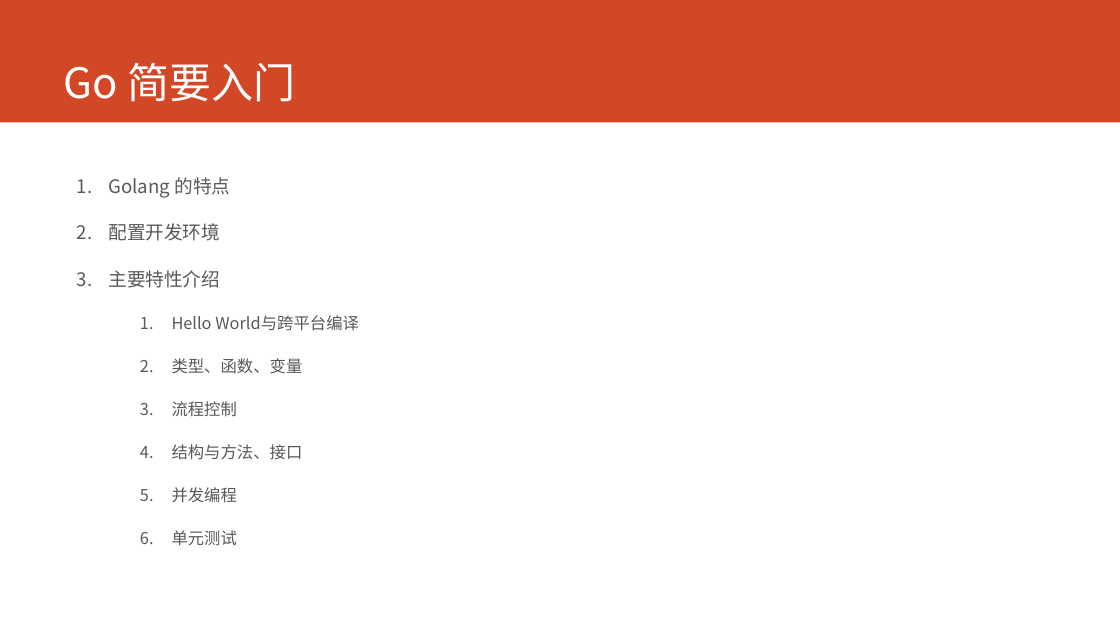
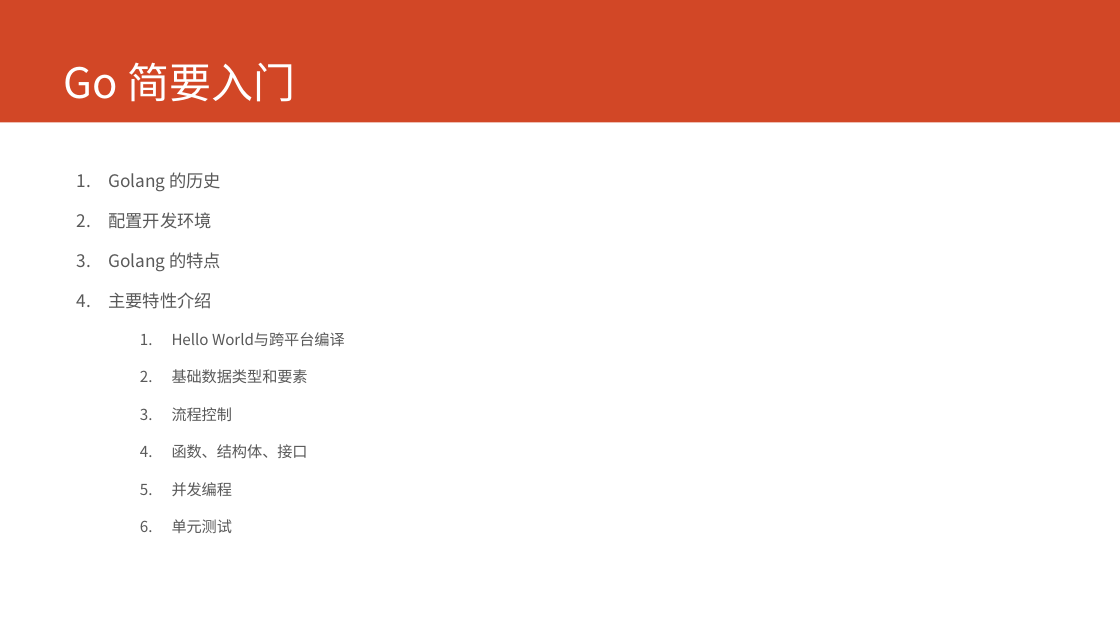
Before and after one commit to printfcoder/printfcoder, a slide deck: slide 3 of course/course-for-emc.pptx. Drawn at 1120x630 pixels with LibreOffice and Linux fonts; fonts in the diff are those of the drawing. Boxes give left, top, right and bottom in pixels: in the first picture for what was removed or moved away, otherwise in the second. Text is boxed around its words. In the diff, an @@ line names an element or a change of style, - is before the commit and + after.

```diff
--- a/course/course-for-emc.pptx
+++ b/course/course-for-emc.pptx
@@ text at (109,172,221,229): paragraphs added @@
+1. Golang 的历史
+2. 配置开发环境
@@ text at (109,223,221,241): paragraph removed @@
-2. 配置开发环境
@@ text at (109,252,345,533): size 16 to 14.8 pt in "Golang 的特点", "主要特性介绍"; size 14 to 12.9 pt in "Hello World与跨平台编译", "流程控制", "并发编程", "单元测试"; line spacing 1.3 to 1.1 @@
@@ text at (172,369,308,383): text changed; size 14 to 12.9 pt @@
-  2. 类型、函数、变量
+  2. 基础数据类型和要素
@@ text at (172,444,308,458): text changed; size 14 to 12.9 pt @@
-  4. 结构与方法、接口
+  4. 函数、结构体、接口
```
Also in this commit, not shown: 2 other slides changed, 32 slides added, 1 slide removed, 12 other files.
